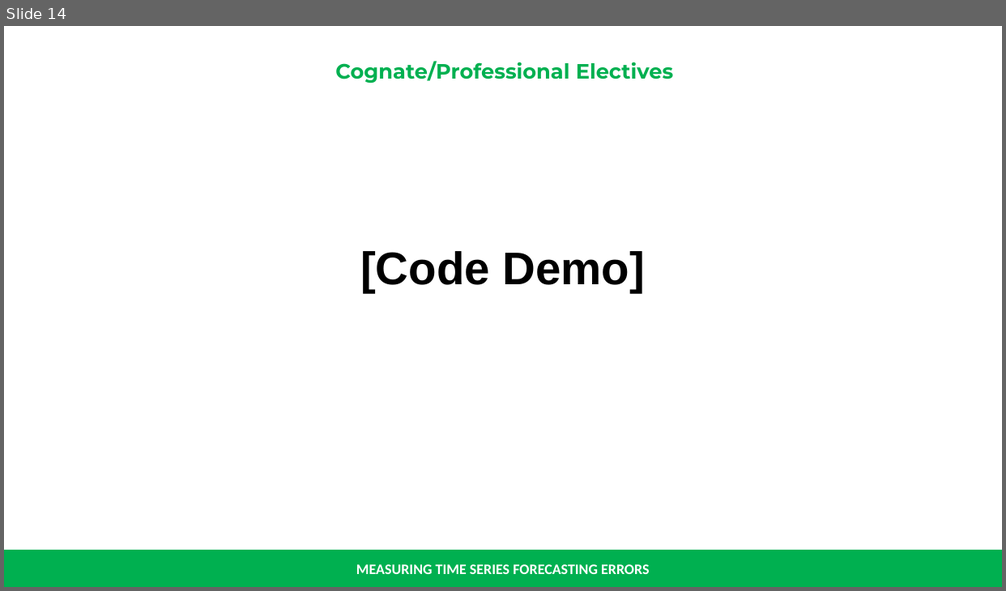
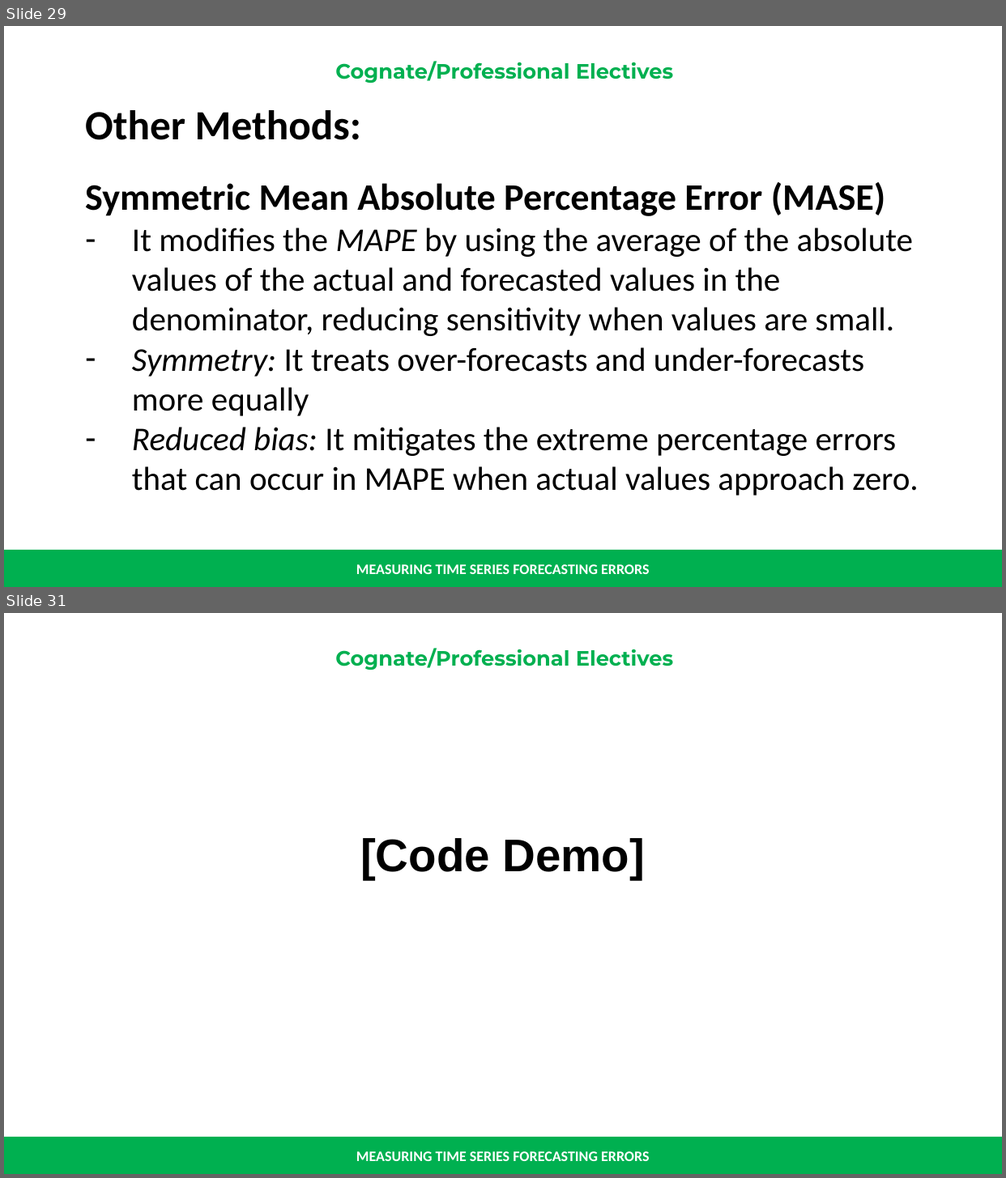
Before and after one commit to renatomaaliw3/public_files, a slide deck: CPE Electives (1 - 3)/01. Lectures Notebook/000. Presentations & Text Books/01. Presentation Slides/06.8 Measuring Forecasting Errors.pptx. Shown one above the other, each under a label of ours: slide 14 before the commit, slides 29 and 31 after it; the slides between them are not shown. The pictures are 1006x591 and 1006x1178 pixels, drawn with LibreOffice and Linux fonts; fonts in the diff are those of the drawing. Boxes give left, top, right and bottom in pixels: in the first picture for what was removed or moved away, otherwise in the second. Text is boxed around its words. In the diff, an @@ line names an element or a change of style, - is before the commit and + after.

```diff
--- a/CPE Electives (1 - 3)/01. Lectures Notebook/000. Presentations & Text Books/01. Presentation Slides/06.8 Measuring Forecasting Errors.pptx
+++ b/CPE Electives (1 - 3)/01. Lectures Notebook/000. Presentations & Text Books/01. Presentation Slides/06.8 Measuring Forecasting Errors.pptx
@@ slide 29 added at (x1=4, y1=26, x2=1002, y2=587), background #FFFFFF; not listed: 3 template elements that a slide beside it also shows @@
@@ text added at (x1=85, y1=110, x2=918, y2=496), 32 pt, text #000000 @@
+Other Methods:
+Symmetric Mean Absolute Percentage Error (MASE)
+– It modifies the MAPE by using the average of the absolute values of the actual and forecasted values in the denominator, reducing sensitivity when values are small.
+– Symmetry: It treats over-forecasts and under-forecasts more equally
+– Reduced bias: It mitigates the extreme percentage errors that can occur in MAPE when actual values approach zero.
@@ what was slide 14 is now slide 31 @@
```
Also in this commit, not shown: 1 slide changed, 16 other slides added, 1 other file.
